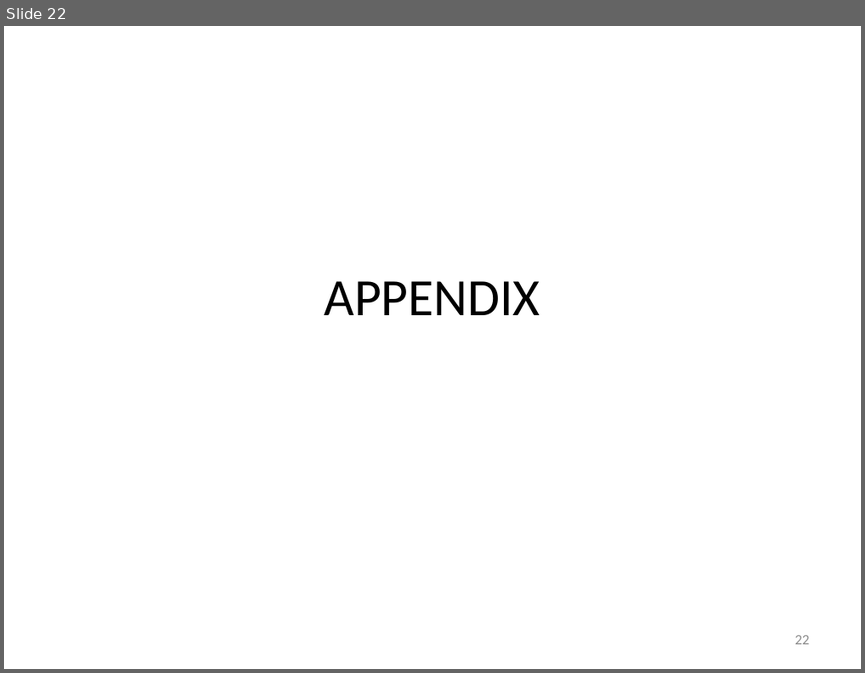
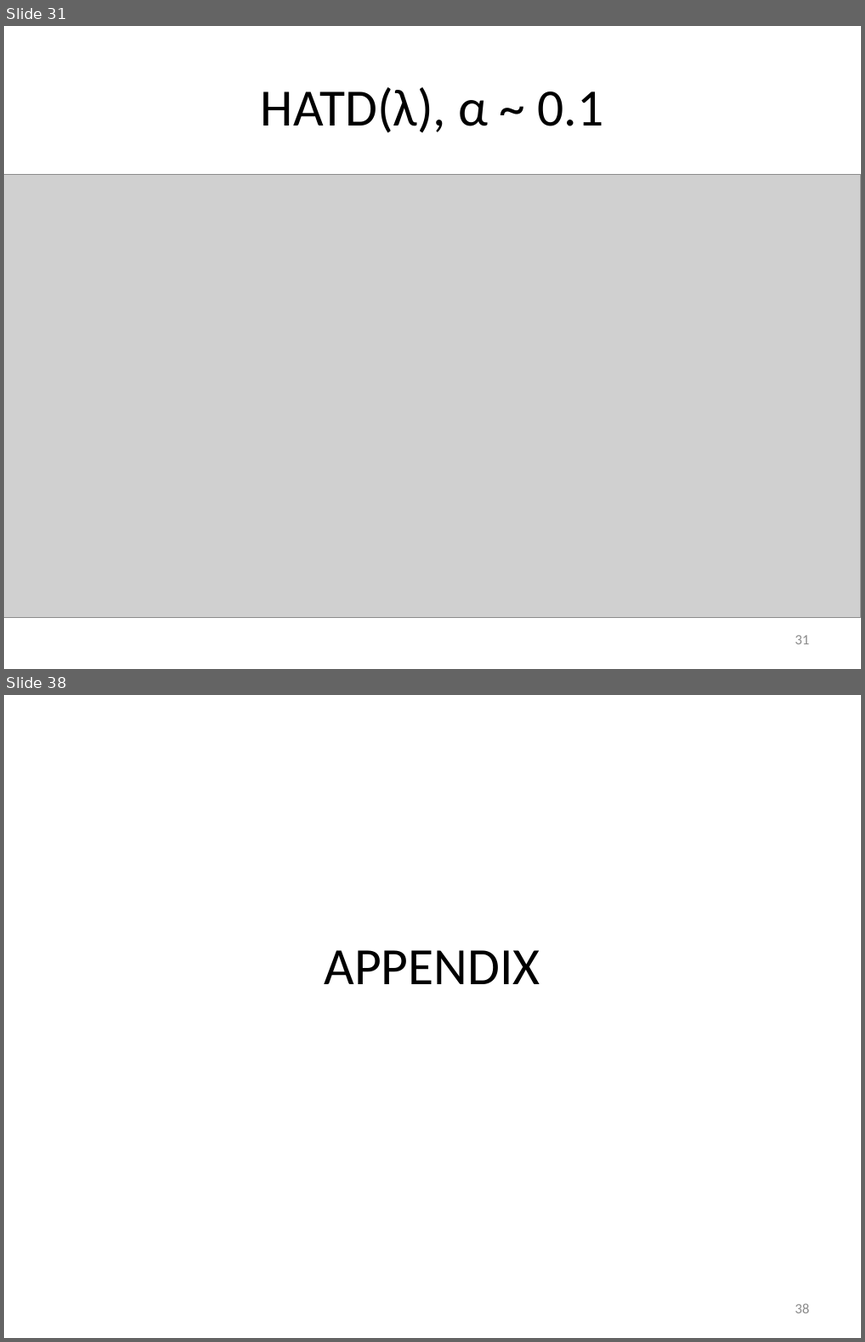
Before and after one commit to mastropi/RL, a slide deck: RL-001-MemoryManagement/results/202005May20-TestsTDLambda&AdaptiveTDLambda-1DGridworld.pptx. Shown one above the other, each under a label of ours: slide 22 before the commit, slides 31 and 38 after it; the slides between them are not shown. The pictures are 865x673 and 865x1342 pixels, drawn with LibreOffice and Linux fonts; fonts in the diff are those of the drawing; grey boxes stand for pictures. Boxes give left, top, right and bottom in pixels: in the first picture for what was removed or moved away, otherwise in the second. Text is boxed around its words. In the diff, an @@ line names an element or a change of style, - is before the commit and + after.

```diff
--- a/RL-001-MemoryManagement/results/202005May20-TestsTDLambda&AdaptiveTDLambda-1DGridworld.pptx
+++ b/RL-001-MemoryManagement/results/202005May20-TestsTDLambda&AdaptiveTDLambda-1DGridworld.pptx
@@ slide 31 added at <box>4,26,861,669</box>, background #FFFFFF @@
@@ title added at <box>261,87,603,133</box>, 44 pt, text #000000 @@
+HATD(λ), α ~ 0.1
@@ picture added at <box>4,174,861,618</box> @@
@@ page number added at <box>794,635,809,644</box>, 12 pt, text #8C8C8C @@
+31
@@ what was slide 22 is now slide 38 @@
@@ page number at <box>794,1303,809,1313</box>: text changed @@
-22
+38
```
Also in this commit, not shown: 3 slides changed, 15 other slides added, 4 other files.
